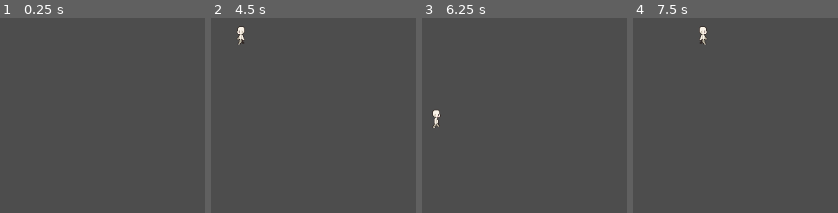
Above: before the commit, frames 1-4 (left to right).
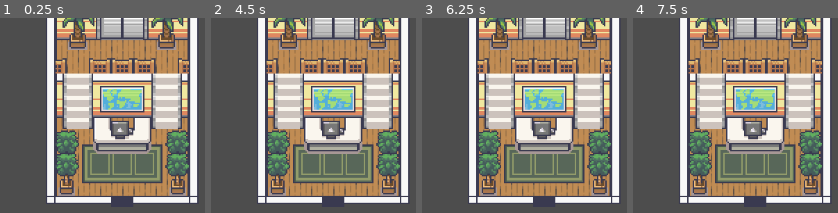
Above: after the commit, the same moments.

Repository: antarux-dev/gamejam-2026
Game: Godot game, scene res://scenes/intro.tscn
Two runs of this game, one before a commit and one after it. Both use one fixed random seed, a clock stepped at 60 frames per second and the inputs below. Before the commit the project starts from res://scenes/game.tscn.
Inputs:
- Up to frame 1 (0.25 s): no input
- Up to frame 2 (4.5 s): tap Enter at 0.5, 3.5 s; hold Right (movement_right) 0.53-1.28 s; hold Down (movement_down) 1.28-2.03 s; tap Space at 2 s; hold Right (movement_right) 2.03-2.78 s; hold Up (movement_up) 2.78-3.53 s; hold Left (movement_left) from 3.53 s (still down)
- Up to frame 3 (6.25 s): tap Space at 5 s; release Left (movement_left) at 5.03 s; hold Down (movement_down) 5.03-5.78 s; tap Enter at 5.75 s; hold Right (movement_right) from 5.78 s (still down)
- Up to frame 4 (7.5 s): release Right (movement_right) at 6.53 s; hold Up (movement_up) 6.53-7.28 s; tap Space at 7.25 s; hold Right (movement_right) from 7.28 s (still down)

The runs differ from the first frame. In frame 1, 59% of the frame differs, in the area x 22-97%, y 0-95%; in frame 2, 59%, in the area x 12-97%, y 0-95%; in frame 3, 59%; in frame 4, 59%.

Commit message:
Update project.godot

Diff:
--- a/project.godot
+++ b/project.godot
@@ -11,7 +11,7 @@
 [application]
 
 config/name="GameJam26"
-run/main_scene="uid://dkxg57ue8jdsg"
+run/main_scene="uid://sdbn8pocnyx6"
 config/features=PackedStringArray("4.6", "GL Compatibility")
 
 [display]
